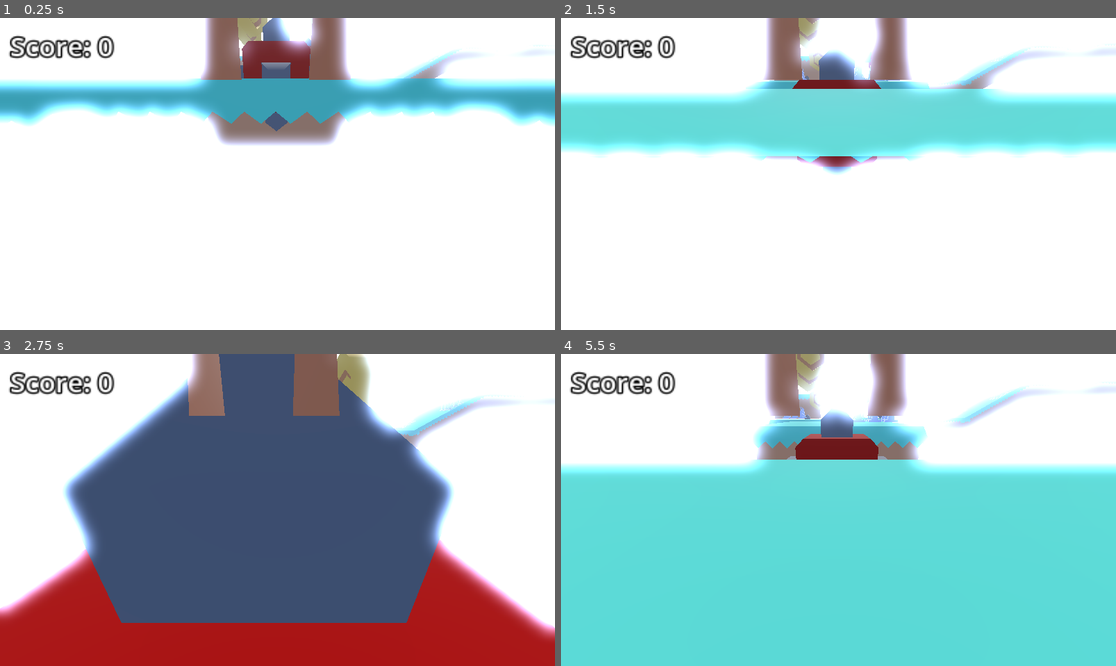
Above: before the commit, frames 1-4 (two rows, left to right).
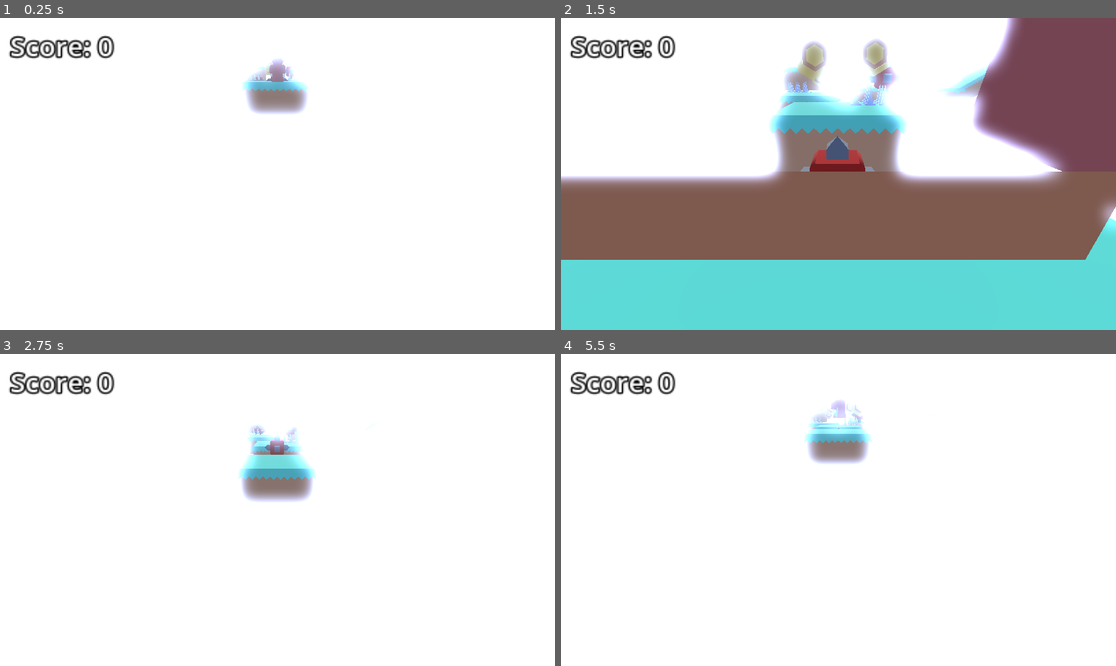
Above: after the commit, the same moments.

Repository: AErdenberger/3d_Platformer
Game: Godot game, scene res://Levels/level_1.tscn
Same seed, same stepped clock (60 frames per second), same inputs: the game is played once before the commit and once after it.
Inputs (mouse positions are in pixels of both pictures, inside the frame that each line leads up to):
- Up to frame 1 (0.25 s): no input
- Up to frame 2 (1.5 s): move the mouse to (866, 174) at 0.52 s; hold Space (jump) 0.53-1.28 s; hold W (move_forward) from 0.53 s (still down); click (866, 174) at 0.67 s; move the mouse to (810, 174) at 1.27 s; tap Space (jump) at 1.35 s
- Up to frame 3 (2.75 s): keep holding W (move_forward); tap Space (jump) at 1.52, 1.82 s; move the mouse to (288, 503) at 2.02 s; hold Space (jump) from 2.03 s (still down)
- Up to frame 4 (5.5 s): keep holding W (move_forward); move the mouse to (832, 516) at 2.77 s; release Space (jump) at 2.78 s; tap Space (jump) at 2.85, 3.02, 3.32, 4.35, 4.52, 4.82 s; click (832, 516) at 2.92 s; move the mouse to (877, 513) at 3.52 s; hold Space (jump) 3.53-4.28 s; move the mouse to (794, 506) at 4.27 s; move the mouse to (844, 510) at 5.02 s; hold Space (jump) from 5.03 s (still down); click (844, 510) at 5.17 s

The runs differ from the first frame. In frame 1, 19% of the frame differs, in the area x 0-100%, y 0-41%; in frame 2, 81%, in the area x 0-100%, y 0-100%; in frame 3, 67%; in frame 4, 73%.

Commit message:
camera position edits

Diff:
--- a/Player.gd
+++ b/Player.gd
@@ -1,7 +1,7 @@
 extends CharacterBody3D
 
 var move_speed : float = 4.0
-var jump_force : float = 8.0
+var jump_force : float = 10.0
 var gravity : float = 20.0
 
 var facing_angle : float
@@ -58,7 +58,8 @@
 		game_over()
 
 func _process(delta):
-	_spring_arm.position = position
+	_spring_arm.position.y = position.y + 0.05
+	_spring_arm.position.z = position.z + 0.005
 
 func game_over():
 	get_tree().reload_current_scene()
--- a/player.tscn
+++ b/player.tscn
@@ -36,7 +36,7 @@
 
 [node name="SpringArm" type="SpringArm3D" parent="."]
 spring_length = 7.0
-margin = 0.2
+margin = 0.0
 script = ExtResource("3_iygs5")
 
 [node name="Camera3D" type="Camera3D" parent="SpringArm"]
